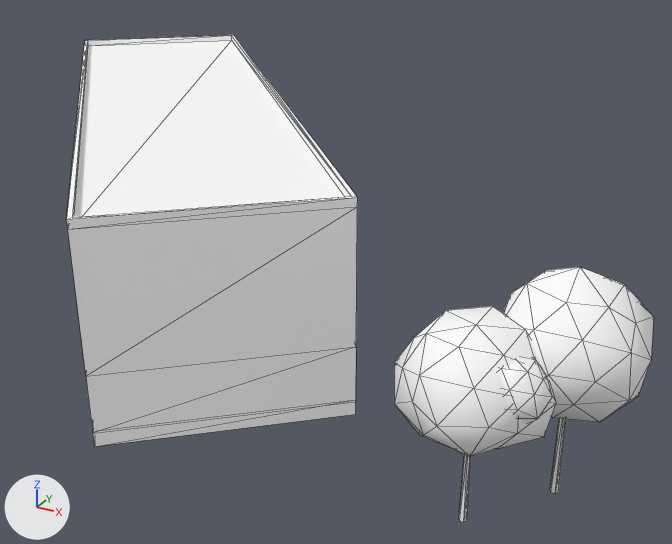
What one commit did to the glTF model cities/arlov-borggatan/pack/tiles/c5_4.glb.
One viewpoint serves both versions: a 50 mm lens placed at (365.8, 213.8, 38.2), pointed at (331.3, 276.6, 6.8). The axes (+X, +Y, +Z) are drawn at lower left. The lights are the same throughout. The picture after the commit comes second. Mesh edges are drawn as thin lines. Where no turn or scale is listed for an object, it has been applied to the vertices. Vertices at exactly the same position are counted once.

Objects in the first picture: 'SM_Building_w36875727', 'SM_Trees_5_4'.
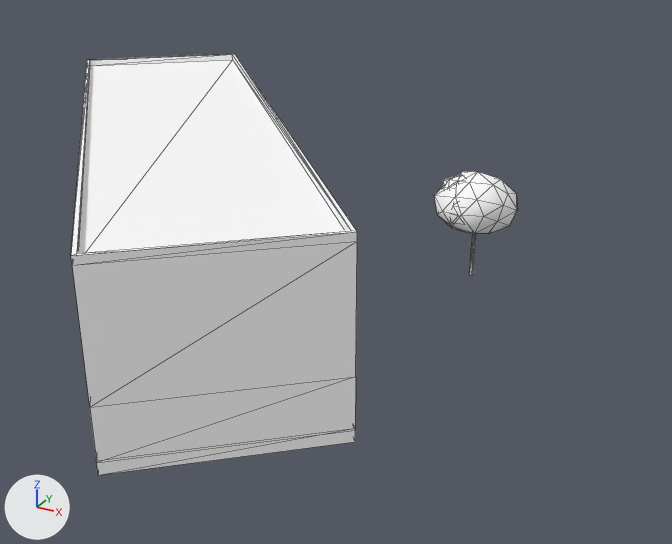
What the commit changed:
me_sm_trees_5_4 is used by ob_sm_trees_5_4; location (354.28, 253.51, 13.65); scale (6.64, 6.64, 6.64).
me_sm_trees_5_4 had 276 vertices, 504 faces and spanned x -0.87..0.87, y -0.97..0.97, z -1.0..1.0.
me_sm_trees_5_4 now has 138 vertices, 252 faces and spans x -0.74..0.74, y -0.68..0.68, z -1.0..1.0.
me_sm_trees_5_4 part 1: the loose piece of 12 vertices spanning x 0.25..0.32, y 0.33..0.39, z -0.99..-0.16 is moved by (-0.32, -0.34, -0.01).
me_sm_trees_5_4 part 2: the loose piece of 42 vertices spanning x -0.28..0.37, y -0.72..-0.09, z 0.05..0.58 is rebuilt with 42 vertices and now spans x -0.46..0.28, y -0.63..0.15, z 0.08..0.62.
me_sm_trees_5_4 part 3: the loose piece of 42 vertices spanning x -0.24..0.87, y -0.2..0.92, z -0.21..1.0 is rebuilt with 42 vertices and now spans x -0.71..0.74, y -0.68..0.68, z -0.18..1.0.
me_sm_trees_5_4 part 4: a new loose piece of 42 vertices spanning x -0.74..-0.02, y -0.35..0.42, z 0.26..0.88, in mat_m_leaf (white #ffffff).
me_sm_trees_5_4 part 5: the loose piece of 12 vertices spanning x -0.28..-0.21, y -0.35..-0.29, z -1.0..-0.25 is deleted.
Part 6, on me_sm_trees_5_4:
84 vertices are removed from x -0.87..0.38, y -0.97..0.3, z -0.32..0.71.
160 faces are deleted.
Other edits to the shape of me_sm_trees_5_4 do not show in these pictures.
Object 'SM_Building_w36875727' (ob_sm_building_w36875727) moves from (315.91, 276.76, 12.57) to (315.91, 276.76, 10.39).
Object 'SM_Trees_5_4' (ob_sm_trees_5_4) moves from (354.28, 253.51, 13.65) to (339.78, 286.61, 9.25).
Object 'SM_Trees_5_4' (ob_sm_trees_5_4) is rescaled from (6.64, 6.64, 6.64) to (4.81, 4.81, 4.81).

Changed parts and their boxes [x1, y1, x2, y2] in the pictures (672 x 544 px; the box of a moved part takes in the faces that stretch with it):
'SM_Building_w36875727', moved: before [67, 35, 358, 446]; after [71, 54, 357, 475]
'SM_Trees_5_4', reshaped, moved, rescaled (67% narrower, 59% shorter): before [394, 267, 654, 522]; after [434, 171, 518, 275]
part 1 of me_sm_trees_5_4, moved or reshaped: before [550, 418, 566, 493]; after [469, 233, 475, 275]
part 2 of me_sm_trees_5_4, rebuilt (mostly hidden afterwards): before [500, 358, 552, 423]; after [451, 204, 457, 224]
part 3 of me_sm_trees_5_4, rebuilt: before [504, 267, 654, 422]; after [434, 171, 518, 234]
part 4 of me_sm_trees_5_4, added (mostly hidden): after [442, 175, 464, 188]
part 5 of me_sm_trees_5_4, deleted: before [459, 454, 470, 522]
part 6 of me_sm_trees_5_4, deleted: before [394, 306, 556, 456]
